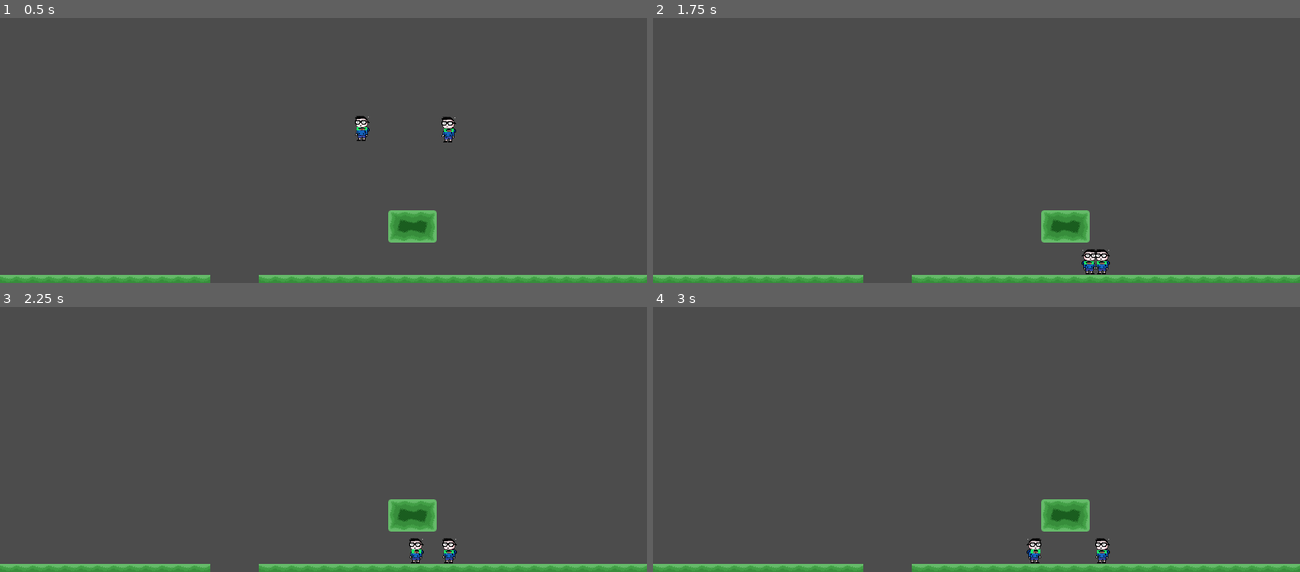
Above: before the commit, frames 1-4 (two rows, left to right).
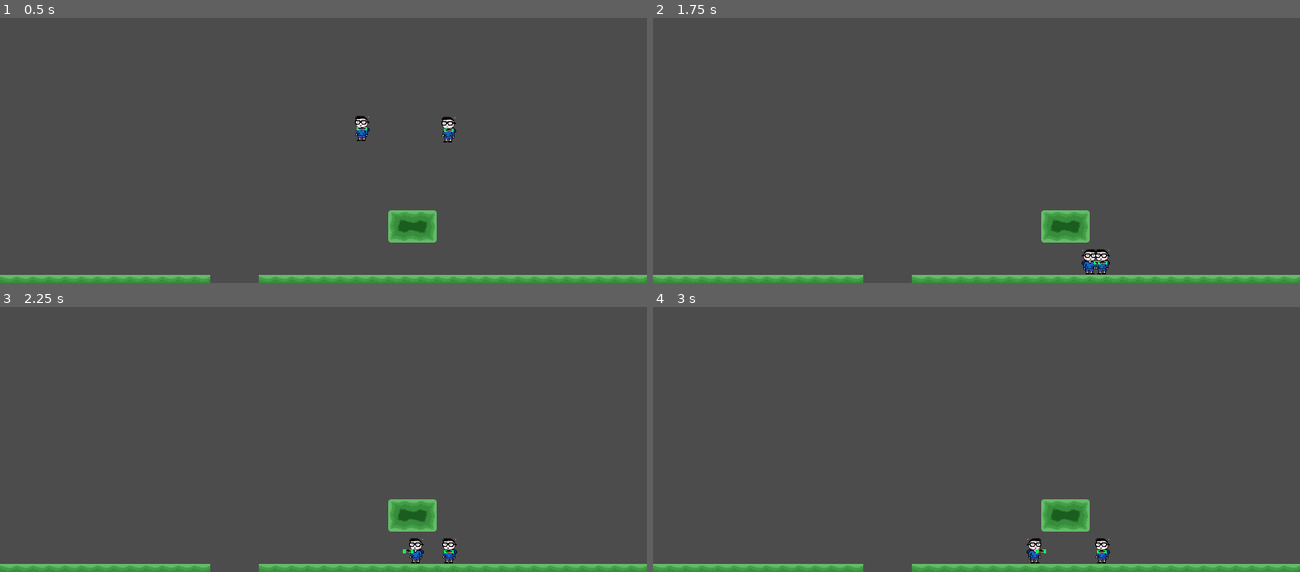
Above: after the commit, the same moments.

Repository: Gamedev-do-Hiroshi/gamedevdohiroshi
Game: Godot game, scene res://Luta.tscn
The game is run twice, just before and just after one commit, with the same random seed, the same clock (stepped at 60 frames per second) and the same inputs.
Inputs:
- Up to frame 1 (0.5 s): no input
- Up to frame 2 (1.75 s): tap Enter at 0.5, 1.55 s; hold Enter 0.53-1.28 s; hold Right (ui_right) from 0.53 s (still down); tap Space at 0.77, 0.8, 1.07, 1.35, 1.52 s
- Up to frame 3 (2.25 s): tap Space at 1.82 s; release Right (ui_right) at 2.03 s; hold Left (ui_left) from 2.03 s (still down); hold Enter from 2.03 s (still down)
- Up to frame 4 (3 s): tap Space at 2.3 s; release Left (ui_left) at 2.78 s; release Enter at 2.78 s; hold Right (ui_right) from 2.78 s (still down); tap Enter at 2.85 s

Frame 1 is identical in both runs. In frame 2, less than 0.1% of the frame differs, in the area x 66-71%, y 91-93%; in frame 3, less than 0.1%, in the area x 62-66%, y 91-93%; in frame 4, less than 0.1%.

Commit message:
Fiz parte do knock back

Diff:
--- a/Game/Player.gd
+++ b/Game/Player.gd
@@ -6,15 +6,21 @@
 const SPEED = 200
 const GRAVITY = 24
 const JUMP_HEIGHT = -600
+const KB_SPEED = 400
+const KB_TIME = 0.2
 var motion = Vector2()
 var sentido = -1
 
 const VEL_SOCO = 100
-const TEMPO_SOCO = 0.2
+const TEMPO_SOCO = 0.4
 var soco = 0
 var tempo_soco = 0.0
 var vel_soco = 0.0
 var teste
+
+var vida
+var knock_back
+var tempo_knock_back
 
 func _ready():
 
@@ -24,6 +30,9 @@
 #		$Animacao.animation = "Player 2"
 	soco = 0
 	sentido = -1
+	vida = 100
+	knock_back = 0
+
 
 
 func _physics_process(delta):
@@ -77,11 +86,28 @@
 		if is_on_floor():
 			if Input.is_key_pressed(KEY_W):
 				motion.y = JUMP_HEIGHT
+
+		if Input.is_key_pressed(KEY_SPACE):
+			punch()
 		#else:
 			#$Sprite.play("Jump")
 
 		motion = move_and_slide(motion, UP)
 
+	socar(delta)
+
+	pass
+
+func punch():
+	if soco == 0:
+		soco = 1
+		tempo_soco = 0.0
+		vel_soco = sentido * VEL_SOCO
+		#print(soco)
+		#print(teste)
+		print("SOCO")
+
+func socar(delta):
 	if soco != 0:
 		tempo_soco += delta
 
@@ -104,25 +130,10 @@
 
 	if soco != 0:
 		$Mao.position = $Mao.position + Vector2(vel_soco*delta, 0)
-		#$Mao.position = Vector2(10,10)
-	#$Mao/Sprite.position = $Mao/Colisao.position
-
-	#print(soco)
-	print($Mao.position)
-	print(tempo_soco)
-	print(vel_soco)
-
-	pass
-
-func punch():
-	if soco == 0:
-		soco = 1
-		tempo_soco = 0.0
-		vel_soco = sentido * VEL_SOCO
-		#print(soco)
-		#print(teste)
-		print("SOCO")
-
+
+func socado(direcao):
+	knock_back = direcao
+	tempo_knock_back = 0.0
 
 #func _process()
 #export var player = 1
@@ -224,3 +235,16 @@
 #	print(area.get_groups())
 #	if area.get_groups().has("plataforma"):
 #		chao -= 1
+
+
+func _on_Mao_area_entered(area):
+	print(area.get_groups())
+	if area.get_groups().has("player") and area != self:
+		print("SOQUEI")
+		area.vida -= 10
+		area.socado(sentido)
+	if area.get_groups().has("mao") and area.get_parent() != self:
+		print("SOQUEI")
+		area.get_parent().vida -= 10
+		area.get_parent().socado(sentido)
+	pass # Replace with function body.
--- a/Game/Player.tscn
+++ b/Game/Player.tscn
@@ -13,7 +13,8 @@
 [node name="Player" type="KinematicBody2D" groups=[
 "player",
 ]]
-collision_mask = 3
+collision_layer = 16385
+collision_mask = 16387
 script = ExtResource( 1 )
 
 [node name="Sprite" type="Sprite" parent="."]
@@ -22,9 +23,11 @@
 [node name="CollisionShape2D" type="CollisionShape2D" parent="."]
 shape = SubResource( 1 )
 
-[node name="Mao" type="Area2D" parent="."]
-collision_layer = 0
-collision_mask = 0
+[node name="Mao" type="Area2D" parent="." groups=[
+"mao",
+]]
+collision_layer = 16385
+collision_mask = 16385
 
 [node name="Colisao" type="CollisionShape2D" parent="Mao"]
 shape = SubResource( 2 )
@@ -33,3 +36,4 @@
 position = Vector2( -0.0384715, 3.57628e-07 )
 scale = Vector2( 0.0132317, 0.00435738 )
 texture = ExtResource( 3 )
+[connection signal="area_entered" from="Mao" to="." method="_on_Mao_area_entered"]
